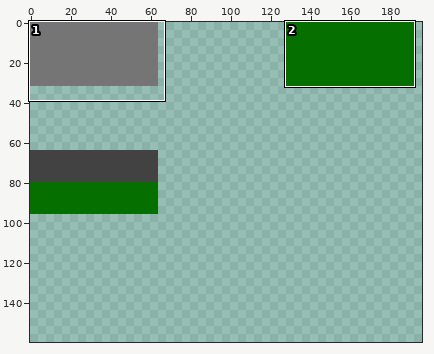
Sprite sheet: web/assets/tiles.png. The picture above shows the old version from afar; the outline marks the close-up.
Close-up. The starting point:
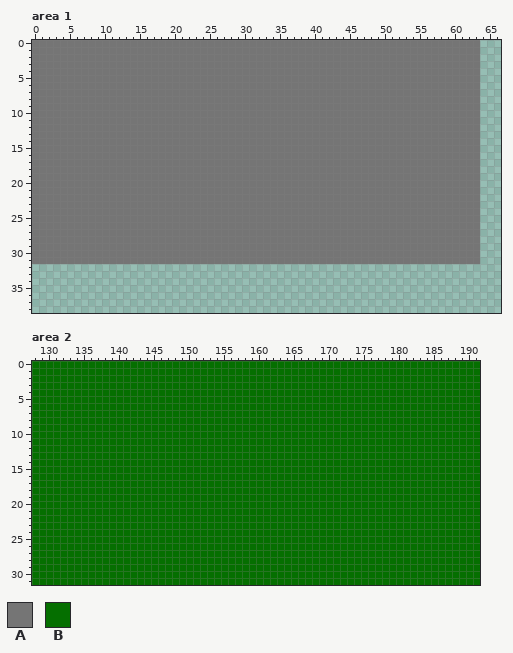
The file is 256x256 pixels. Shown: area 1: x 0..66, y 0..38; area 2: x 128..191, y 0..31. The wide view leaves out empty margins. The commit also changed other parts of the picture, which this record leaves out.
Palette (. is transparent): A #757575  B #056f00
Once edited:
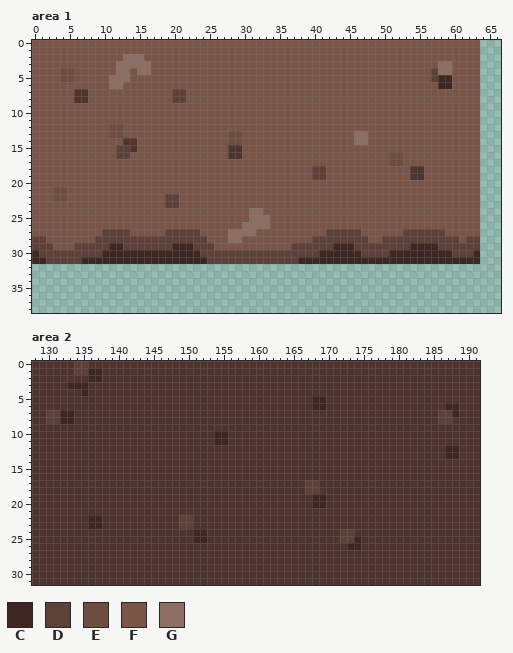
Colours new in this view: C #3e2723  D #5d4037  E #6d4c41  F #795548  G #8d6e63
Edits made:
colour B: #056f00 -> #4e342e
Changed rows in their new state; - is a pixel that keeps its letter.
Area 1:
first column x 0:
 0 FFFFFFFFFFFFFFFFFFFFFFFFFFFFFFFFFFFFFFFFFFFFFFFFFFFFFFFFFFFFFFFF
 1 FFFFFFFFFFFFFFFFFFFFFFFFFFFFFFFFFFFFFFFFFFFFFFFFFFFFFFFFFFFFFFFF
 2 FFFFFFFFFFFFFGGGFFFFFFFFFFFFFFFFFFFFFFFFFFFFFFFFFFFFFFFFFFFFFFFF
 3 FFFFFFFFFFFFGGGGGFFFFFFFFFFFFFFFFFFFFFFFFFFFFFFFFFFFFFFFFFGGFFFF
 4 FFFFEEFFFFFFGGFGGFFFFFFFFFFFFFFFFFFFFFFFFFFFFFFFFFFFFFFFFDGGFFFF
 5 FFFFEEFFFFFGGGFFFFFFFFFFFFFFFFFFFFFFFFFFFFFFFFFFFFFFFFFFFDCCFFFF
 6 FFFFFFFFFFFGGFFFFFFFFFFFFFFFFFFFFFFFFFFFFFFFFFFFFFFFFFFFFFCCFFFF
 7 FFFFFFBBFFFFFFFFFFFFDDFFFFFFFFFFFFFFFFFFFFFFFFFFFFFFFFFFFFFFFFFF
 8 FFFFFFBBFFFFFFFFFFFFDDFFFFFFFFFFFFFFFFFFFFFFFFFFFFFFFFFFFFFFFFFF
 9 FFFFFFFFFFFFFFFFFFFFFFFFFFFFFFFFFFFFFFFFFFFFFFFFFFFFFFFFFFFFFFFF
10 FFFFFFFFFFFFFFFFFFFFFFFFFFFFFFFFFFFFFFFFFFFFFFFFFFFFFFFFFFFFFFFF
11 FFFFFFFFFFFFFFFFFFFFFFFFFFFFFFFFFFFFFFFFFFFFFFFFFFFFFFFFFFFFFFFF
12 FFFFFFFFFFFEEFFFFFFFFFFFFFFFFFFFFFFFFFFFFFFFFFFFFFFFFFFFFFFFFFFF
13 FFFFFFFFFFFEEFFFFFFFFFFFFFFFEEFFFFFFFFFFFFFFFFGGFFFFFFFFFFFFFFFF
14 FFFFFFFFFFFFFBBFFFFFFFFFFFFFEEFFFFFFFFFFFFFFFFGGFFFFFFFFFFFFFFFF
15 FFFFFFFFFFFFDDBFFFFFFFFFFFFFBBFFFFFFFFFFFFFFFFFFFFFFFFFFFFFFFFFF
16 FFFFFFFFFFFFDDFFFFFFFFFFFFFFBBFFFFFFFFFFFFFFFFFFFFFEEFFFFFFFFFFF
17 FFFFFFFFFFFFFFFFFFFFFFFFFFFFFFFFFFFFFFFFFFFFFFFFFFFEEFFFFFFFFFFF
18 FFFFFFFFFFFFFFFFFFFFFFFFFFFFFFFFFFFFFFFFDDFFFFFFFFFFFFBBFFFFFFFF
19 FFFFFFFFFFFFFFFFFFFFFFFFFFFFFFFFFFFFFFFFDDFFFFFFFFFFFFBBFFFFFFFF
20 FFFFFFFFFFFFFFFFFFFFFFFFFFFFFFFFFFFFFFFFFFFFFFFFFFFFFFFFFFFFFFFF
21 FFFEEFFFFFFFFFFFFFFFFFFFFFFFFFFFFFFFFFFFFFFFFFFFFFFFFFFFFFFFFFFF
22 FFFEEFFFFFFFFFFFFFFDDFFFFFFFFFFFFFFFFFFFFFFFFFFFFFFFFFFFFFFFFFFF
23 FFFFFFFFFFFFFFFFFFFDDFFFFFFFFFFFFFFFFFFFFFFFFFFFFFFFFFFFFFFFFFFF
24 FFFFFFFFFFFFFFFFFFFFFFFFFFFFFFFGGFFFFFFFFFFFFFFFFFFFFFFFFFFFFFFF
25 FFFFFFFFFFFFFFFFFFFFFFFFFFFFFFFGGGFFFFFFFFFFFFFFFFFFFFFFFFFFFFFF
26 FFFFFFFFFFFFFFFFFFFFFFFFFFFFFFGGGGFFFFFFFFFFFFFFFFFFFFFFFFFFFFFF
27 FFFFFFFFFFDDDDFFFFFDDDDDFFFFGGGGFFFFFFFFFFDDDDDFFFFFFDDDDDDFFFFF
28 DDFFFFFFFDDDDDDDDDDDDDDDDFFFGGFFFFFFFFFFDDDDDDDDFFDDDDDDDDDDDFDD
29 DDDFFFDDDDDCCDDDDDDDCCCDDDFFFFFFFFFFFDDDDDDCCCDDDDDDDDCCCCDDDDDD
30 CDDDDDDDDDCCCCCCCCCCCCCCDDDDDDDDDDDDDDDDDCCCCCCDDDDCCCCCCCCCDDDC
31 CCDDDDDCCCCCCCCCCCCCCCCCCDDDDDDDDDDDDDCCCCCCCCCCCCCCCCCCCCCCCCCC
Area 2:
first column x 130:
 0 ----DD-----------------------------------------------------
 1 ----DDCC---------------------------------------------------
 2 ------CC---------------------------------------------------
 3 ---CCC-----------------------------------------------------
 4 -----C-----------------------------------------------------
 5 --------------------------------------CC-------------------
 6 --------------------------------------CC-----------------CC
 7 DDCC----------------------------------------------------DDC
 8 DDCC----------------------------------------------------DD-
10 ------------------------CC---------------------------------
11 ------------------------CC---------------------------------
12 ---------------------------------------------------------CC
13 ---------------------------------------------------------CC
first column x 136:
17 -------------------------------DD------
18 -------------------------------DD------
19 --------------------------------CC-----
20 --------------------------------CC-----
22 CC-----------DD------------------------
23 CC-----------DD------------------------
24 ---------------CC-------------------DD-
25 ---------------CC-------------------DDC
26 -------------------------------------CC
Where, in picture pixels (left, top, right, bottom), the same in both close-ups:
changed: (32, 40, 480, 264)
changed: (32, 361, 480, 585)
